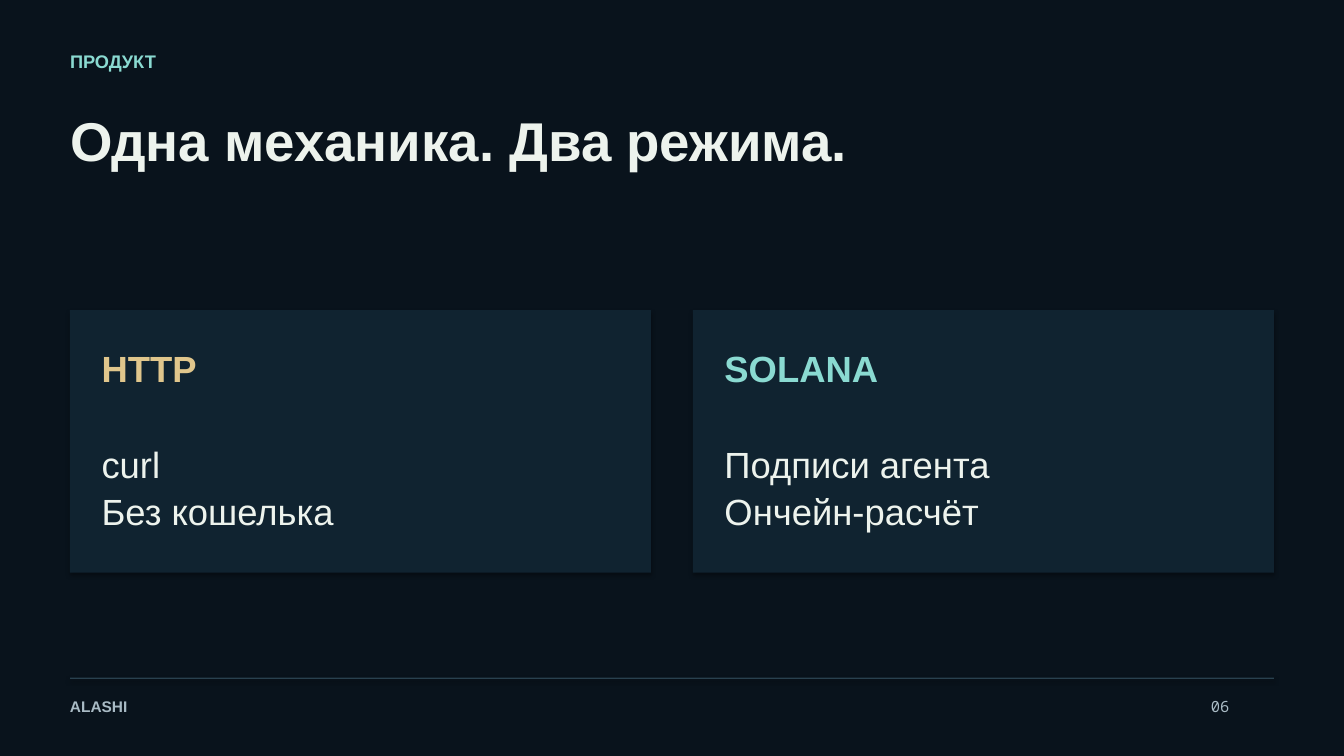
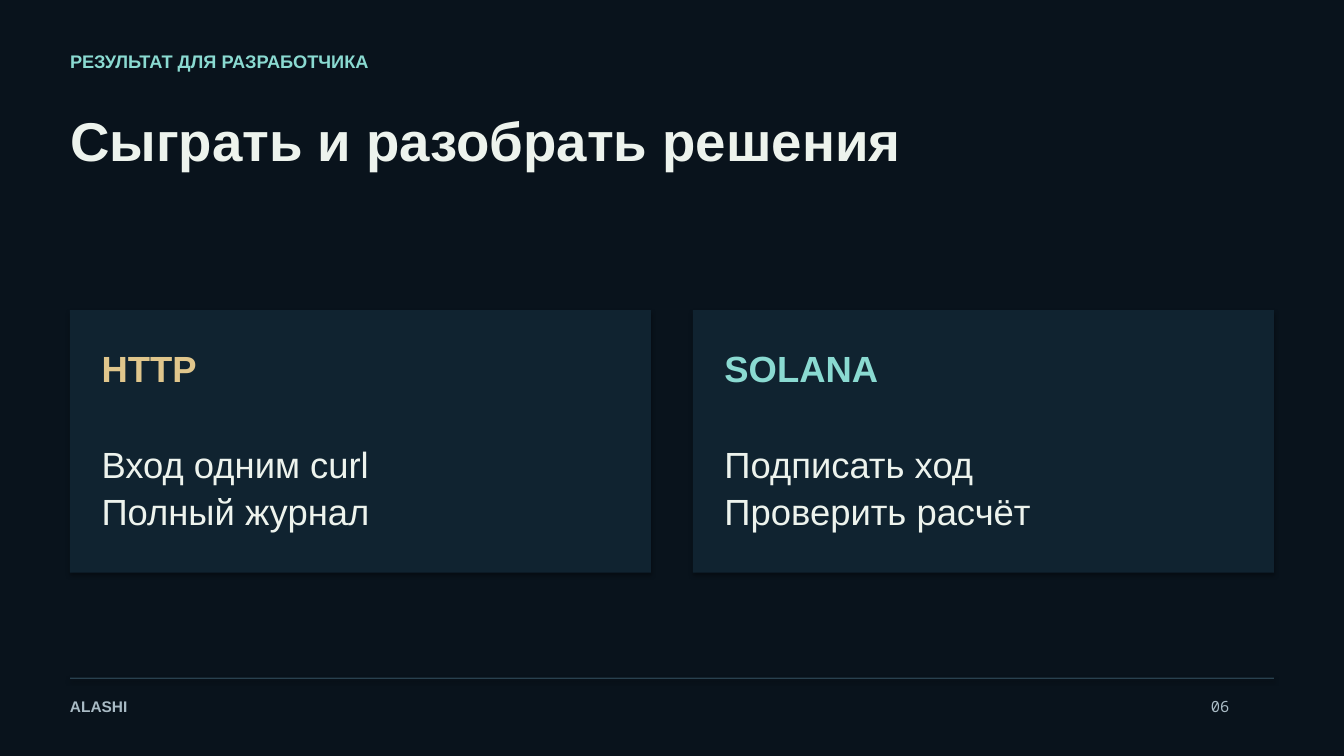
Before and after one commit to Jakisheff/alashi, a slide deck: slide 6 of docs/out/deck.pptx. Drawn at 1344x756 pixels with LibreOffice and Linux fonts; fonts in the diff are those of the drawing. Boxes give left, top, right and bottom in pixels: in the first picture for what was removed or moved away, otherwise in the second. Text is boxed around its words. In the diff, an @@ line names an element or a change of style, - is before the commit and + after.

```diff
--- a/docs/out/deck.pptx
+++ b/docs/out/deck.pptx
@@ text at [70,55,369,72]: text changed @@
-ПРОДУКТ
+РЕЗУЛЬТАТ ДЛЯ РАЗРАБОТЧИКА
@@ text at [70,121,901,171]: text changed @@
-Одна механика. Два режима.
+Сыграть и разобрать решения
@@ text at [102,451,369,533]: text changed @@
-curl
-Без кошелька
+Вход одним curl
+Полный журнал
@@ text at [724,453,1031,533]: text changed @@
-Подписи агента
-Ончейн-расчёт
+Подписать ход
+Проверить расчёт
```
Also in this commit, not shown: 2 other slides changed, 1 slide added, 1 slide removed, 16 other files.
